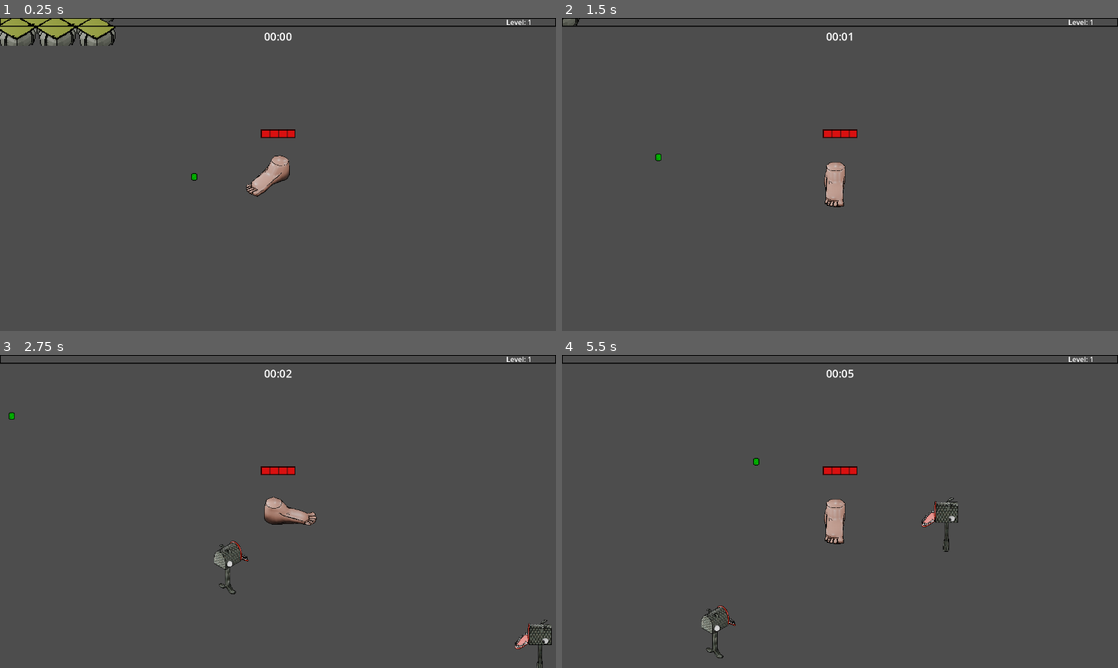
Above: before the commit, frames 1-4 (two rows, left to right).
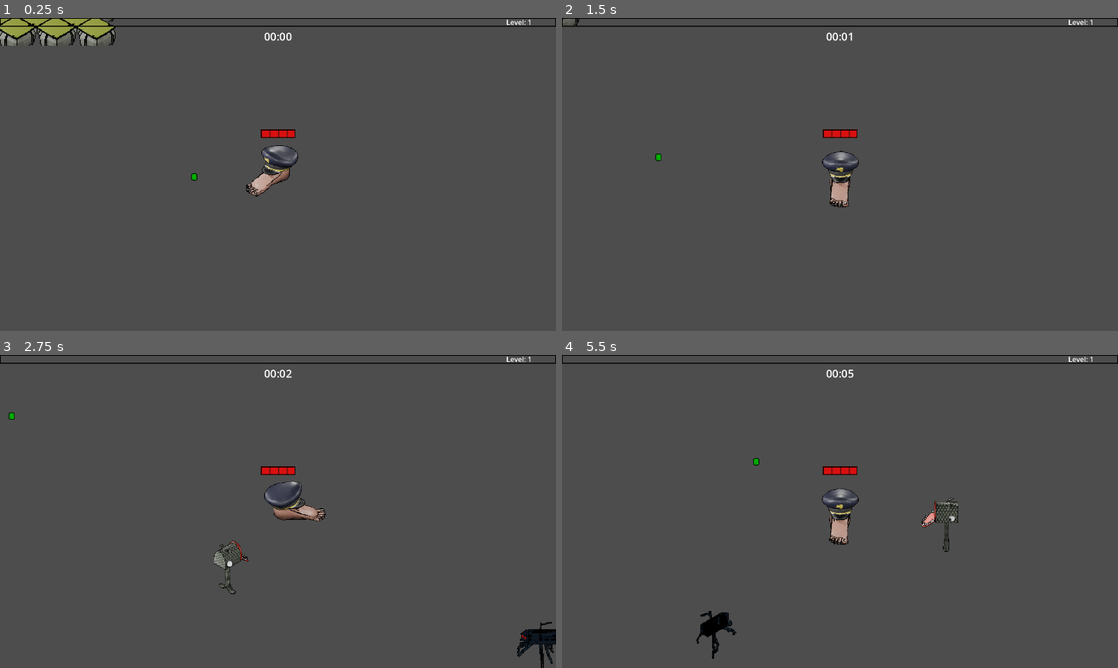
Above: after the commit, the same moments.

Repository: rat-balls/FootFactor
Game: Godot game, scene res://Scenes/MainScenes/main.tscn
The game is run twice, just before and just after one commit, with the same random seed, the same clock (stepped at 60 frames per second) and the same inputs. Sound files missing from this copy of the repository are replaced by a short silence.
Inputs (mouse positions are in pixels of both pictures, inside the frame that each line leads up to):
- Up to frame 1 (0.25 s): no input
- Up to frame 2 (1.5 s): tap Enter at 0.5 s; move the mouse to (962, 158) at 0.52 s; hold Right (Right) 0.53-1.28 s; click (962, 158) at 0.6 s; move the mouse to (728, 190) at 1.27 s; hold S (Down) from 1.28 s (still down); tap = (test_Fish) at 1.35 s
- Up to frame 3 (2.75 s): move the mouse to (333, 442) at 2.02 s; release S (Down) at 2.03 s; hold Right (Right) from 2.03 s (still down); tap - (test_Spider) at 2.1 s
- Up to frame 4 (5.5 s): move the mouse to (812, 574) at 2.77 s; release Right (Right) at 2.78 s; hold Up (Up) 2.78-3.53 s; click (812, 574) at 2.85 s; move the mouse to (1006, 558) at 3.52 s; hold Left (Left) 3.53-5.03 s; tap = (test_Fish) at 3.6 s; move the mouse to (673, 464) at 4.27 s; tap - (test_Spider) at 4.35 s; move the mouse to (867, 511) at 5.02 s; hold S (Down) from 5.03 s (still down); click (867, 511) at 5.1 s

The runs differ from the first frame. In frame 1, 0.4% of the frame differs, in the area x 44-54%, y 40-58%; in frame 2, 0.6%; in frame 3, 1.3%, in the area x 47-100%, y 40-100%; in frame 4, 1.1%.

Commit message:
Added new spritesheets and balanced weapons

Diff:
--- /dev/null
+++ b/Scenes/Prefabs/Enemy/spider_enemy.tscn
@@ -0,0 +1,95 @@
+[gd_scene load_steps=12 format=3 uid="uid://cwlor0tmcrdn5"]
+
+[ext_resource type="Script" uid="uid://bdyjkqxukym8t" path="res://Scripts/Enemy/enemy.gd" id="1_6cdpy"]
+[ext_resource type="Texture2D" uid="uid://cn2y8hn87aga" path="res://Assets/Sprites/Enemies/spider_monster.png" id="3_okl4l"]
+[ext_resource type="PackedScene" uid="uid://68m3jdutqtxw" path="res://Scenes/Prefabs/Utility/hurt_box.tscn" id="3_v347b"]
+[ext_resource type="PackedScene" uid="uid://5ubgwi0xjbt2" path="res://Scenes/Prefabs/Utility/hit_box.tscn" id="4_okl4l"]
+[ext_resource type="AudioStream" uid="uid://373vs02i61cx" path="res://Assets/SFX/Audio_SoundEffect_enemy_hit.ogg" id="5_n0k15"]
+
+[sub_resource type="CapsuleShape2D" id="CapsuleShape2D_022wn"]
+radius = 12.0
+height = 94.0
+
+[sub_resource type="Animation" id="Animation_25nyl"]
+length = 0.001
+
+[sub_resource type="Animation" id="Animation_022wn"]
+resource_name = "walk"
+length = 0.6
+loop_mode = 1
+tracks/0/type = "value"
+tracks/0/imported = false
+tracks/0/enabled = true
+tracks/0/path = NodePath("Sprite2D:frame")
+tracks/0/interp = 1
+tracks/0/loop_wrap = true
+tracks/0/keys = {
+"times": PackedFloat32Array(0, 0.3, 0.6),
+"transitions": PackedFloat32Array(1, 1, 1),
+"update": 1,
+"values": [0, 1, 0]
+}
+
+[sub_resource type="AnimationLibrary" id="AnimationLibrary_25nyl"]
+_data = {
+&"RESET": SubResource("Animation_25nyl"),
+&"walk": SubResource("Animation_022wn")
+}
+
+[sub_resource type="RectangleShape2D" id="RectangleShape2D_mha1i"]
+size = Vector2(63, 63)
+
+[sub_resource type="RectangleShape2D" id="RectangleShape2D_5slor"]
+size = Vector2(30.75, 55)
+
+[node name="spider_enemy" type="CharacterBody2D" groups=["enemy"]]
+collision_layer = 5
+collision_mask = 5
+script = ExtResource("1_6cdpy")
+
+[node name="CollisionShape2D" type="CollisionShape2D" parent="."]
+position = Vector2(-1, -2)
+shape = SubResource("CapsuleShape2D_022wn")
+
+[node name="Sprite2D" type="Sprite2D" parent="."]
+z_as_relative = false
+y_sort_enabled = true
+position = Vector2(5, -12.145)
+scale = Vector2(1.3, 1.3)
+texture = ExtResource("3_okl4l")
+hframes = 3
+vframes = 3
+
+[node name="AnimationPlayer" type="AnimationPlayer" parent="."]
+libraries = {
+&"": SubResource("AnimationLibrary_25nyl")
+}
+
+[node name="HurtBox" parent="." instance=ExtResource("3_v347b")]
+collision_layer = 4
+collision_mask = 4
+HurtBoxType = 1
+
+[node name="CollisionShape2D" parent="HurtBox" index="0"]
+visible = false
+position = Vector2(-0.5, -0.5)
+shape = SubResource("RectangleShape2D_mha1i")
+
+[node name="HitBox" parent="." instance=ExtResource("4_okl4l")]
+collision_layer = 2
+collision_mask = 2
+
+[node name="CollisionShape2D" parent="HitBox" index="0"]
+visible = false
+position = Vector2(0, -0.5)
+shape = SubResource("RectangleShape2D_5slor")
+
+[node name="snd_hit" type="AudioStreamPlayer2D" parent="."]
+stream = ExtResource("5_n0k15")
+volume_db = -20.0
+
+[connection signal="area_exited" from="HurtBox" to="HurtBox" method="_on_area_exited"]
+[connection signal="hurt" from="HurtBox" to="." method="_on_hurt_box_hurt"]
+
+[editable path="HurtBox"]
+[editable path="HitBox"]
--- a/Scenes/Prefabs/Player/player.tscn
+++ b/Scenes/Prefabs/Player/player.tscn
@@ -1,36 +1,36 @@
-[gd_scene load_steps=14 format=3 uid="uid://2xuoik3yu85u"]
+[gd_scene load_steps=15 format=3 uid="uid://2xuoik3yu85u"]
 
 [ext_resource type="Script" uid="uid://c853uu0lk0y2t" path="res://Scripts/Player/player.gd" id="1_4ntmi"]
 [ext_resource type="Texture2D" uid="uid://cs2d27misya4m" path="res://Assets/Sprites/Player/foot_spritesheet.png" id="2_e6m8t"]
 [ext_resource type="PackedScene" uid="uid://68m3jdutqtxw" path="res://Scenes/Prefabs/Utility/hurt_box.tscn" id="3_o22ie"]
+[ext_resource type="Texture2D" uid="uid://c1cyfu0p3tgcl" path="res://Assets/Sprites/Player/factor_spritesheet.png" id="3_tr6l7"]
 [ext_resource type="Texture2D" uid="uid://b20o3cpcpr1hb" path="res://Assets/GUI/exp_background.png" id="4_wery2"]
 [ext_resource type="Texture2D" uid="uid://b6sa1hlvf4xfc" path="res://Assets/GUI/exp_progress.png" id="5_e6m8t"]
 [ext_resource type="AudioStream" uid="uid://cmvrwwtvrfhog" path="res://Assets/SFX/enemy_death.ogg" id="6_e6m8t"]
 [ext_resource type="Texture2D" uid="uid://m1dc46u28w1k" path="res://Assets/Sprites/Player/GUI/healthbar.png" id="7_e3lwr"]
 [ext_resource type="Texture2D" uid="uid://jabw3th87wqd" path="res://Assets/Sprites/Player/GUI/health.png" id="8_tr6l7"]
 
-[sub_resource type="CapsuleShape2D" id="CapsuleShape2D_k45qg"]
-radius = 8.0
-height = 46.0
-
 [sub_resource type="CircleShape2D" id="CircleShape2D_k45qg"]
 radius = 731.8
 
-[sub_resource type="RectangleShape2D" id="RectangleShape2D_7cae0"]
-size = Vector2(23, 41)
+[sub_resource type="CircleShape2D" id="CircleShape2D_tr6l7"]
+radius = 33.9
 
 [sub_resource type="CircleShape2D" id="CircleShape2D_o22ie"]
-radius = 75.0
+radius = 100.0
 
 [sub_resource type="CircleShape2D" id="CircleShape2D_7cae0"]
-radius = 20.0
+radius = 30.0
+
+[sub_resource type="CircleShape2D" id="CircleShape2D_eplfn"]
 
 [node name="Player" type="CharacterBody2D" groups=["player"]]
 motion_mode = 1
 floor_block_on_wall = false
 script = ExtResource("1_4ntmi")
 
-[node name="Sprite2D" type="Sprite2D" parent="."]
+[node name="Sprite2D_OLD" type="Sprite2D" parent="."]
+visible = false
 z_as_relative = false
 y_sort_enabled = true
 position = Vector2(-18, -15)
@@ -39,9 +39,15 @@
 vframes = 3
 frame = 6
 
-[node name="CollisionShape2D" type="CollisionShape2D" parent="."]
-position = Vector2(4, 7)
-shape = SubResource("CapsuleShape2D_k45qg")
+[node name="Sprite2D" type="Sprite2D" parent="."]
+z_as_relative = false
+y_sort_enabled = true
+position = Vector2(-8, -1)
+scale = Vector2(1.1, 1.1)
+texture = ExtResource("3_tr6l7")
+hframes = 3
+vframes = 3
+frame = 6
 
 [node name="Camera2D" type="Camera2D" parent="."]
 position_smoothing_enabled = true
@@ -88,8 +94,8 @@
 collision_mask = 2
 
 [node name="CollisionShape2D" parent="HurtBox" index="0"]
-position = Vector2(3.5, 5.5)
-shape = SubResource("RectangleShape2D_7cae0")
+position = Vector2(-2, -12)
+shape = SubResource("CircleShape2D_tr6l7")
 
 [node name="GrabArea" type="Area2D" parent="."]
 collision_layer = 0
@@ -103,6 +109,7 @@
 collision_mask = 8
 
 [node name="CollisionShape2D" type="CollisionShape2D" parent="CollectArea"]
+position = Vector2(-2, -12)
 shape = SubResource("CircleShape2D_7cae0")
 
 [node name="GUILayer" type="CanvasLayer" parent="."]
@@ -281,6 +288,9 @@
 stream = ExtResource("6_e6m8t")
 pitch_scale = 9.75
 
+[node name="CollisionShape2D" type="CollisionShape2D" parent="."]
+shape = SubResource("CircleShape2D_eplfn")
+
 [connection signal="timeout" from="Attacks/LetterOpenerTimer" to="." method="_on_letterOpener_timer_timeout"]
 [connection signal="timeout" from="Attacks/LetterOpenerTimer/LetterOpenerAttackTimer" to="." method="_on_letterOpener_attack_timer_timeout"]
 [connection signal="timeout" from="Attacks/LetterTimer" to="." method="_on_letter_timer_timeout"]
--- a/Scripts/Player/Attacks/staby.gd
+++ b/Scripts/Player/Attacks/staby.gd
@@ -40,14 +40,21 @@
 			damage = 10
 			knockback_amount = 100
 			attack_size = 1.0 * (1 + player.spell_size)
-			attack_speed = 5.0 * (1 - player.spell_cooldown)
+			attack_speed = 4.0 * (1 - player.spell_cooldown)
 		3:
 			hp = 9999
-			speed = 200.0
+			speed = 300.0
 			damage = 15
 			knockback_amount = 120
 			attack_size = 1.0 * (1 + player.spell_size)
-			attack_speed = 5.0 * (1 - player.spell_cooldown)
+			attack_speed = 4.0 * (1 - player.spell_cooldown)
+		3:
+			hp = 9999
+			speed = 300.0
+			damage = 15
+			knockback_amount = 150
+			attack_size = 1.0 * (1 + player.spell_size)
+			attack_speed = 3.0 * (1 - player.spell_cooldown)
 
 	scale = Vector2(1.0, 1.0) * attack_size
 	attack_timer.wait_time = attack_speed
--- a/Scripts/Player/player.gd
+++ b/Scripts/Player/player.gd
@@ -37,13 +37,13 @@
 #letterOpener Nodes
 var letterOpener_ammo = 0
 var letterOpener_baseammo = 0
-var letterOpener_attackspeed = 0
+var letterOpener_attackspeed = 4
 var letterOpener_level = 0
 
 #Letter Nodes
 var letter_ammo = 0
 var letter_baseammo = 0
-var letter_attackspeed = 0
+var letter_attackspeed = 5
 var letter_level = 0
 
 #Staby
@@ -269,32 +269,32 @@
 	match upgrade:
 		"letter_opener1":
 			letterOpener_level = 1
-			letterOpener_attackspeed = 0.5
+			letterOpener_attackspeed -= 0.5
 			letterOpener_baseammo += 1
 		"letter_opener2":
 			letterOpener_level = 2
+			letterOpener_attackspeed -= 0.5
 			letterOpener_baseammo += 1
 		"letter_opener3":
 			letterOpener_level = 3
-			letterOpener_attackspeed = 1
+			letterOpener_attackspeed -= 1
 		"letter_opener4":
 			letterOpener_level = 4
-			letterOpener_attackspeed = 0.5
+			letterOpener_attackspeed -= 1
 			letterOpener_baseammo += 2
 		"letter1":
 			letter_level = 1
-			letter_attackspeed = 5
 			letter_baseammo += 2
 		"letter2":
 			letter_level = 2
-			letter_attackspeed = 4
+			letter_attackspeed -= 0.5
 			letter_baseammo += 2
 		"letter3":
 			letter_level = 3
-			letter_attackspeed -= 0.5
+			letter_attackspeed -= 1
 		"letter4":
 			letter_level = 4
-			letter_attackspeed = 3
+			letter_attackspeed -= 1
 			letter_baseammo += 2
 		"staby1":
 			staby_level = 1
--- a/Scripts/Utility/enemy_spawner.gd
+++ b/Scripts/Utility/enemy_spawner.gd
@@ -4,6 +4,7 @@
 
 @onready var player = get_tree().get_first_node_in_group("player")
 const FISH_ENEMY = preload("res://Scenes/Prefabs/Enemy/fish_enemy.tscn")
+const SPIDER_ENEMY = preload("res://Scenes/Prefabs/Enemy/spider_enemy.tscn")
 
 var time = 0
 
@@ -84,7 +85,7 @@
 			enemy_spawn._id = id
 			add_child(enemy_spawn)
 		"spider":
-			var enemy_spawn: CharacterBody2D = FISH_ENEMY.instantiate()
+			var enemy_spawn: CharacterBody2D = SPIDER_ENEMY.instantiate()
 			enemy_spawn.global_position = get_random_position()
 			enemy_spawn._id = id
 			add_child(enemy_spawn)
Binary file added: Assets/Sprites/Enemies/jester_spritesheet.png
Not shown, added: Assets/Sprites/Enemies/jester_spritesheet.png.import
Binary file added: Assets/Sprites/Enemies/webball_spritesheet.png
Not shown, added: Assets/Sprites/Enemies/webball_spritesheet.png.import
Binary file added: Assets/Sprites/Player/GUI/factor_spritesheet.png
Not shown, added: Assets/Sprites/Player/GUI/factor_spritesheet.png.import
Binary file added: Assets/Sprites/Player/Skills/factor_spritesheet.png
Not shown, added: Assets/Sprites/Player/Skills/factor_spritesheet.png.import
Binary file added: Assets/Sprites/Player/factor_spritesheet.png
Not shown, added: Assets/Sprites/Player/factor_spritesheet.png.import
